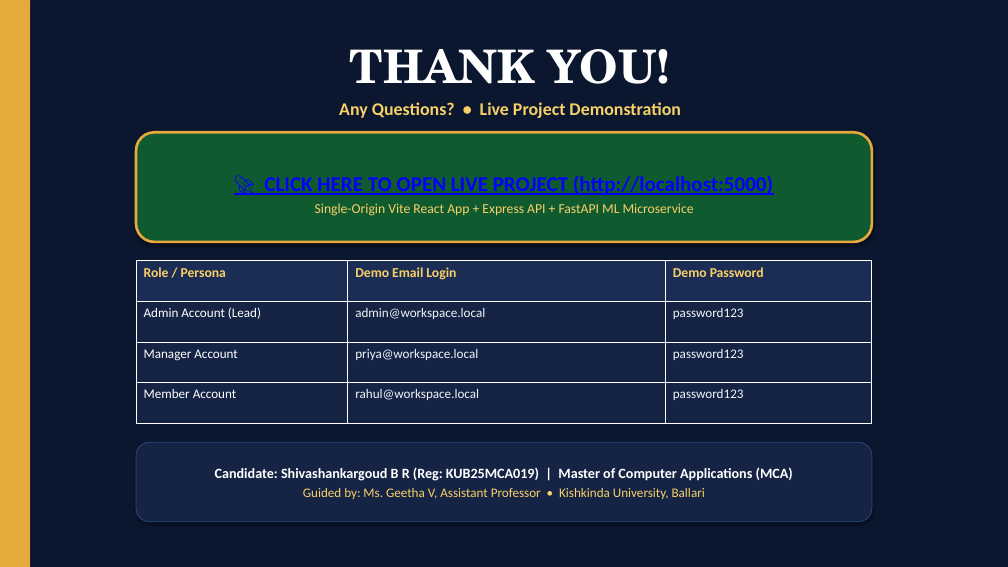
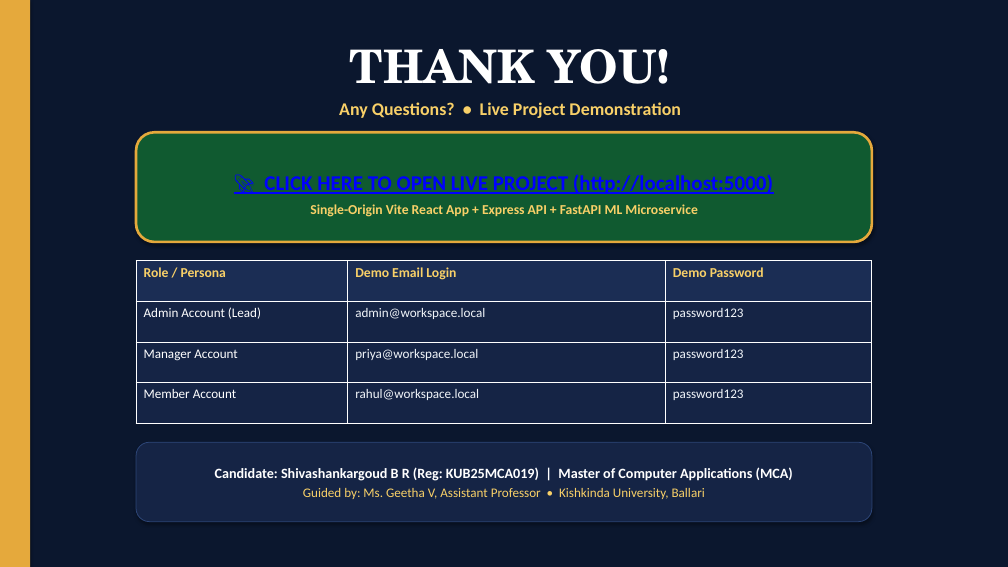
Before and after one commit to Shivashankargouda4/ai-workspace-app, a slide deck: slide 6 of docs/AI_Collaborative_Workspace_Presentation.pptx. Drawn at 1008x567 pixels with LibreOffice and Linux fonts; fonts in the diff are those of the drawing. Boxes give left, top, right and bottom in pixels: in the first picture for what was removed or moved away, otherwise in the second. Text is boxed around its words. In the diff, an @@ line names an element or a change of style, - is before the commit and + after.

Commit message:
docs: update slide 6 button to clean local format

```diff
--- a/docs/AI_Collaborative_Workspace_Presentation.pptx
+++ b/docs/AI_Collaborative_Workspace_Presentation.pptx
@@ text in rounded rectangle at [310, 204, 698, 217]: bold on in "Single-Origin Vite React App + Express API ..."; more space between paragraphs @@
```
